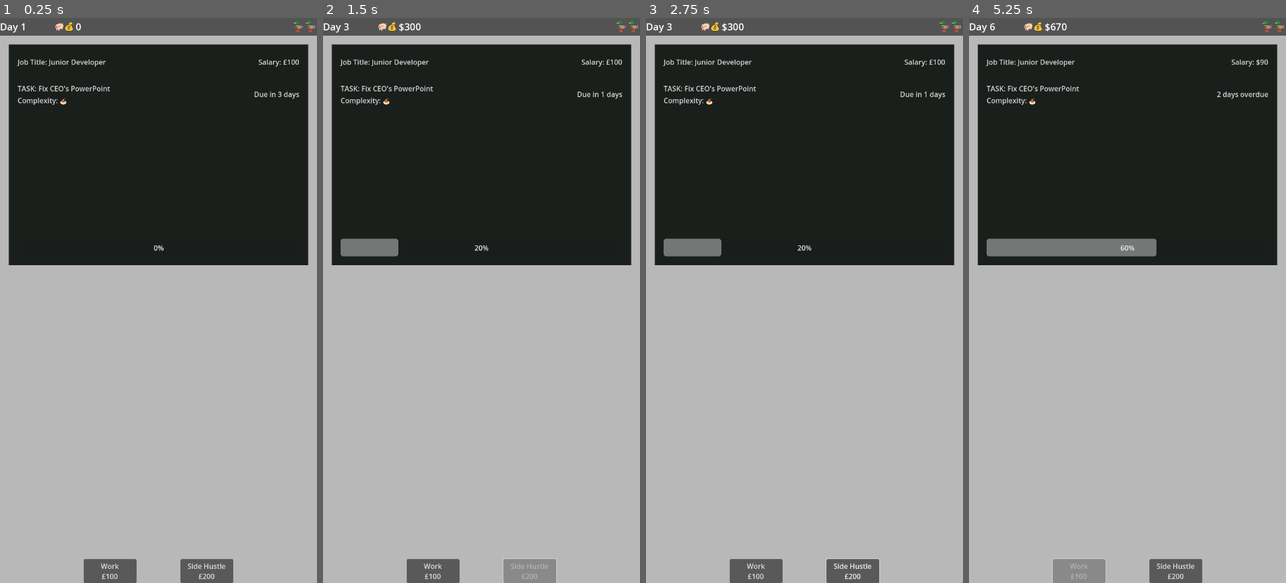
Above: before the commit, frames 1-4 (left to right).
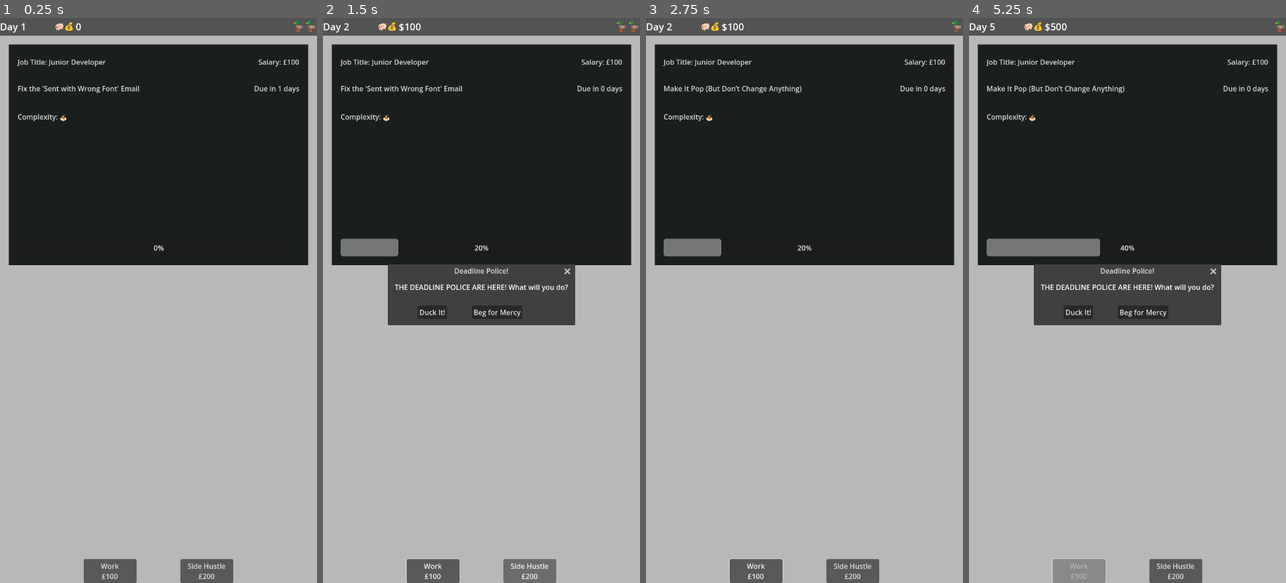
Above: after the commit, the same moments.

Repository: lmchoi/alt-f-this
Game: Godot game, scene res://scenes/game_ui.tscn
Two runs of this game, one before a commit and one after it. Both use one fixed random seed, a clock stepped at 60 frames per second and the inputs below.
Inputs (mouse positions are in pixels of both pictures, inside the frame that each line leads up to):
- Up to frame 1 (0.25 s): no input
- Up to frame 2 (1.5 s): click "Work £100" at 0.5 s; click "Side Hustle £200" at 1.25 s
- Up to frame 3 (2.75 s): click (756, 311) at 2 s, where only the run after the commit has a clickable "Duck It!"
- Up to frame 4 (5.25 s): click "Work £100" at 2.75 s; click (1143, 311) at 3.5 s, where only the run before the commit has a clickable "Beg for Mercy"; click "Side Hustle £200" at 4.25 s; click "Work £100" at 5 s

The runs differ from the first frame. In frame 1, 0.6% of the frame differs, in the area x 5-95%, y 12-19%; in frame 2, 7.4%; in frame 3, 0.6%; in frame 4, 7.5%, in the area x 5-96%, y 0-55%.

Commit message:
Add 10 randlom tasks

Diff:
--- a/autoloads/game_manager.gd
+++ b/autoloads/game_manager.gd
@@ -7,6 +7,12 @@
 signal missed_deadline()
 signal work_completed()
 signal game_over(message)
+signal current_task_updated(task)
+
+var current_task := Task.new(1):
+	set(value):
+		current_task = value
+		current_task_updated.emit(current_task)
 
 var day := 1:
 	set(value):
@@ -30,13 +36,14 @@
 		if ducks <= 0:
 			game_over.emit("Ran out of ducks to give...")
 
-var current_task = Task.new()
-
 const WORK_EVENTS := [
 	{"text": "Boss says: 'We’re a family.'", "ducks": -1, "money": 0},
 	{"text": "Free pizza! (It's vegan.)", "ducks": 1, "money": 0},
 	{"text": "Legacy code explodes. Debug for 3 hours.", "ducks": 0, "money": -50}
 ]
+
+func start_game():
+	current_task = TaskManager.get_random_task()
 
 func _trigger_random_work_event():
 	var event_result := {"text": "", "money": 0, "ducks": 0}
@@ -51,7 +58,7 @@
 	if current_task.progress >= 100:
 		print("work completed")
 		work_completed.emit()
-		current_task = Task.new(day)
+		current_task = TaskManager.get_random_task(day)
 
 	if current_task.due_day == day:
 		# check progress to calculate bugs chance
@@ -88,5 +95,5 @@
 			print("mercy")
 		"duck_it":
 			ducks -= 1
-			current_task = Task.new(day)
+			current_task = TaskManager.get_random_task(day)
 			print("duck it")
--- /dev/null
+++ b/autoloads/task_manager.gd
@@ -0,0 +1,16 @@
+extends Node
+
+var _tasks: Array = []
+
+func _ready() -> void:
+	load_tasks()
+
+func load_tasks():
+	var json_text = FileAccess.get_file_as_string("res://data/tasks.json")
+	_tasks = JSON.parse_string(json_text)["tasks"]
+
+func get_random_task(today_date: int = 1) -> Task:
+	var random_index = randi() % 10
+	var task = _tasks[random_index]
+	print("new task: " + task["title"])
+	return Task.new(today_date, task["title"], task["allowed_time"])
--- /dev/null
+++ b/data/tasks.json
@@ -0,0 +1,84 @@
+{
+  "tasks": [
+	{
+	  "title": "Make the Logo Bigger (Again)",
+	  "description": "The CEO’s nephew said the logo looks 'weak.' Make it 10% bigger… for the 5th time this week.",
+	  "allowed_time": 2,
+	  "complexity": 1,
+	  "category": "Design Hell",
+	  "completion_text": "Logo now occupies 30% of the screen. Marketing weeps quietly in the break room."
+	},
+	{
+	  "title": "Fix the 'Sent with Wrong Font' Email",
+	  "description": "Marketing sent 50K emails in Comic Sans. 'Undo' the send before customers notice.",
+	  "allowed_time": 1,
+	  "complexity": 3,
+	  "category": "Marketing Disaster",
+	  "completion_text": "Emails 'recalled.' 12 customers still replied with 'lol nice font'."
+	},
+	{
+	  "title": "Add Blockchain (For Some Reason)",
+	  "description": "The board read a buzzword-heavy article. Now your to-do app 'needs blockchain integration.'",
+	  "allowed_time": 4,
+	  "complexity": 5,
+	  "category": "Buzzword Compliance",
+	  "completion_text": "Added a button that says 'Blockchain Enabled!' It just plays mining sounds."
+	},
+	{
+	  "title": "The Printer is 'Hacking Us'",
+	  "description": "Office printer randomly prints cat memes. CFO insists it’s a cyberattack. 'Investigate.'",
+	  "allowed_time": 3,
+	  "complexity": 2,
+	  "category": "IT Nightmares",
+	  "completion_text": "Found Jim from Accounting feeding the printer memes. He got a promotion for 'security awareness.'"
+	},
+	{
+	  "title": "Make It Pop (But Don’t Change Anything)",
+	  "description": "Designer says the UI needs to 'pop more,' but rejects every color/font/animation you try.",
+	  "allowed_time": 3,
+	  "complexity": 4,
+	  "category": "Design Hell",
+	  "completion_text": "Added a single 1-pixel glow. Designer calls it 'revolutionary.' You need a drink."
+	},
+	{
+	  "title": "CEO’s ‘Simple’ Excel Macro",
+	  "description": "'Just automate this 200-step spreadsheet! How hard could it be?' *(Spoiler: Very.)*",
+	  "allowed_time": 5,
+	  "complexity": 5,
+	  "category": "Spreadsheet Suffering",
+	  "completion_text": "Macro works. CEO now wants it to also brew coffee. Your soul leaves your body."
+	},
+	{
+	  "title": "Optimize the ‘Like’ Button (For 0.0001s Gain)",
+	  "description": "VP wants the button 0.0001s faster to 'beat competitors.' Rewrite the entire stack.",
+	  "allowed_time": 6,
+	  "complexity": 4,
+	  "category": "Micro-Optimization",
+	  "completion_text": "Speed improved by 0.0001s. VP claims credit. The backend is now held together by duct tape."
+	},
+	{
+	  "title": "Fix the ‘Ghost Bug’ in Production",
+	  "description": "'Sometimes the app crashes, but only on Tuesdays when it rains.' No logs. Good luck.",
+	  "allowed_time": 7,
+	  "complexity": 5,
+	  "category": "Debugging Purgatory",
+	  "completion_text": "Turns out it was a timezone bug in a dependency from 2008. You get a stress ball as a reward."
+	},
+	{
+	  "title": "Add Dark Mode (But Keep the Old One)",
+	  "description": "Half the team wants dark mode, the other half hates change. Support both… forever.",
+	  "allowed_time": 4,
+	  "complexity": 3,
+	  "category": "UI Chaos",
+	  "completion_text": "Now maintaining two UIs. The team argues about which one is 'canon.'"
+	},
+	{
+	  "title": "The ‘AI’ Sticker Feature",
+	  "description": "Sales promised 'AI-powered stickers' to a client. You have 3 days to fake it.",
+	  "allowed_time": 3,
+	  "complexity": 4,
+	  "category": "Fake AI",
+	  "completion_text": "Stickers now 'magically' appear when clicked. Client is thrilled. You feel dirty."
+	}
+  ]
+}
--- a/project.godot
+++ b/project.godot
@@ -18,6 +18,7 @@
 [autoload]
 
 GameManager="*res://autoloads/game_manager.gd"
+TaskManager="*res://autoloads/task_manager.gd"
 
 [display]
 
--- a/scenes/game_ui.gd
+++ b/scenes/game_ui.gd
@@ -21,10 +21,14 @@
 	GameManager.next_day.connect(_on_next_day)
 	GameManager.work_completed.connect(_on_work_completed)
 	GameManager.game_over.connect(_on_game_over)
+	GameManager.current_task_updated.connect(_on_current_task_updated)
 
 	$DeadlineDialog.custom_action.connect(_on_deadline_action)
+	GameManager.start_game()
+	_on_next_day(GameManager.day)
 
-	_on_next_day(GameManager.day)
+func _on_current_task_updated(current_task: Task):
+	$"%TaskLabel".text = current_task.title
 
 func _on_work_button_pressed():
 	GameManager.do_work()
--- a/scenes/game_ui.tscn
+++ b/scenes/game_ui.tscn
@@ -128,13 +128,16 @@
 
 [node name="TaskLabel" type="Label" parent="VBoxContainer/MarginContainer/TaskPanel/MarginContainer/Container/HBoxContainer/TaskInfo"]
 unique_name_in_owner = true
+custom_minimum_size = Vector2(500, 60)
 layout_mode = 2
 size_flags_horizontal = 0
 theme_override_colors/font_color = Color(0.847059, 0.847059, 0.847059, 1)
 theme_override_colors/font_outline_color = Color(1, 1, 1, 1)
 text = "TASK: Fix CEO's PowerPoint"
+autowrap_mode = 3
 
 [node name="ComplexityLabel" type="Label" parent="VBoxContainer/MarginContainer/TaskPanel/MarginContainer/Container/HBoxContainer/TaskInfo"]
+unique_name_in_owner = true
 layout_mode = 2
 theme_override_colors/font_color = Color(0.847059, 0.847059, 0.847059, 1)
 text = "Complexity: 🍝"
@@ -143,6 +146,7 @@
 unique_name_in_owner = true
 layout_mode = 2
 size_flags_horizontal = 3
+size_flags_vertical = 0
 theme_override_colors/font_color = Color(0.847059, 0.847059, 0.847059, 1)
 theme_override_colors/font_outline_color = Color(1, 1, 1, 1)
 text = "Due in 5 days"
Not shown, added: autoloads/task_manager.gd.uid
Not shown, changed: TODO.md
